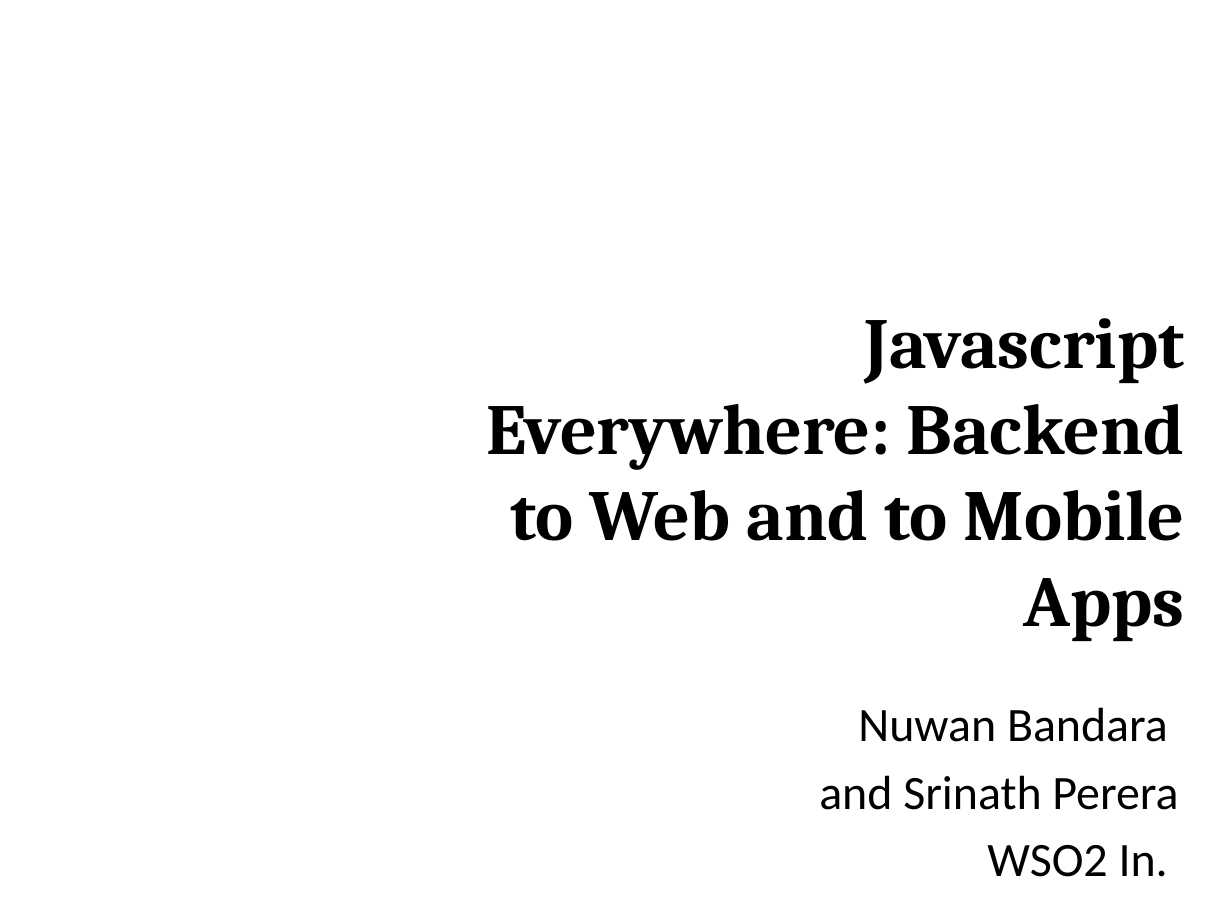
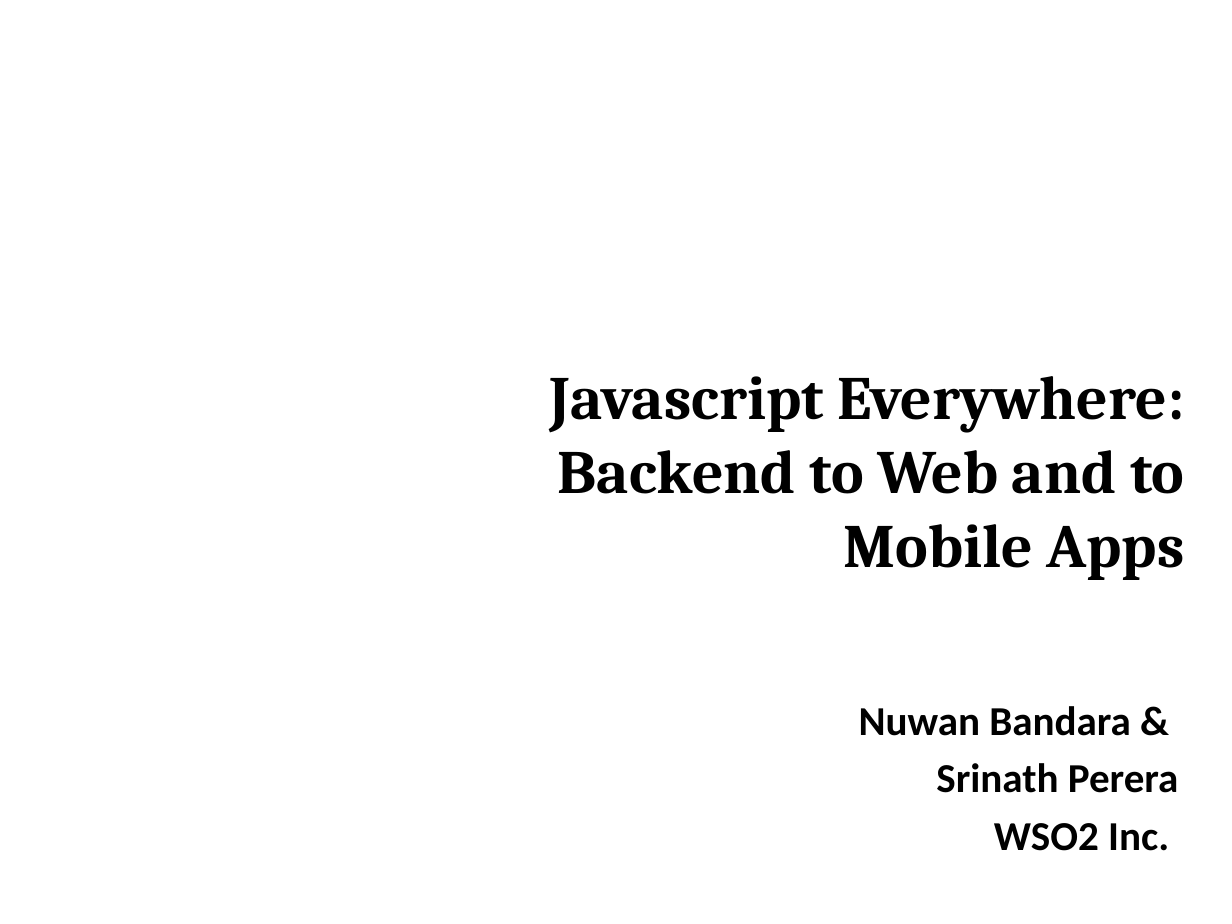
Before and after one commit to nuwanbando/coffee-shop, a slide deck: slide 1 of slides/WebAppDevelopmentWithJavaScript.pptx. Drawn at 1232x924 pixels with LibreOffice and Linux fonts; fonts in the diff are those of the drawing; background and template pictures are left out. Boxes give left, top, right and bottom in pixels: in the first picture for what was removed or moved away, otherwise in the second. Text is boxed around its words. In the diff, an @@ line names an element or a change of style, - is before the commit and + after.

```diff
--- a/slides/WebAppDevelopmentWithJavaScript.pptx
+++ b/slides/WebAppDevelopmentWithJavaScript.pptx
@@ title "Javascript Everywhere: Backend to Web ..." at (x1=550, y1=376, x2=1185, y2=580): size 42 to 36 pt @@
@@ subtitle at (x1=859, y1=706, x2=1179, y2=851): text changed; size 28 to 24 pt; bold on @@
-Nuwan Bandara
-and Srinath Perera
-WSO2 In.
+Nuwan Bandara &
+Srinath Perera
+WSO2 Inc.
```
Also in this commit, not shown: 8 other slides changed, 7 slides added, 8 slides removed, 1 other file.
